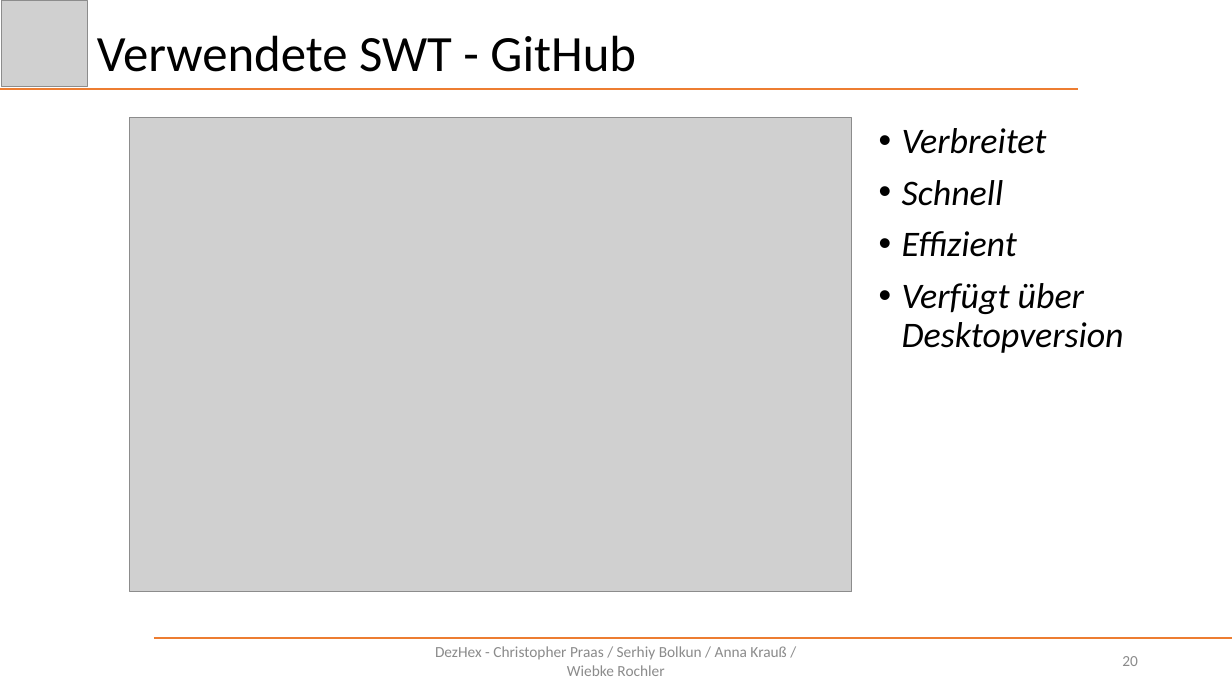
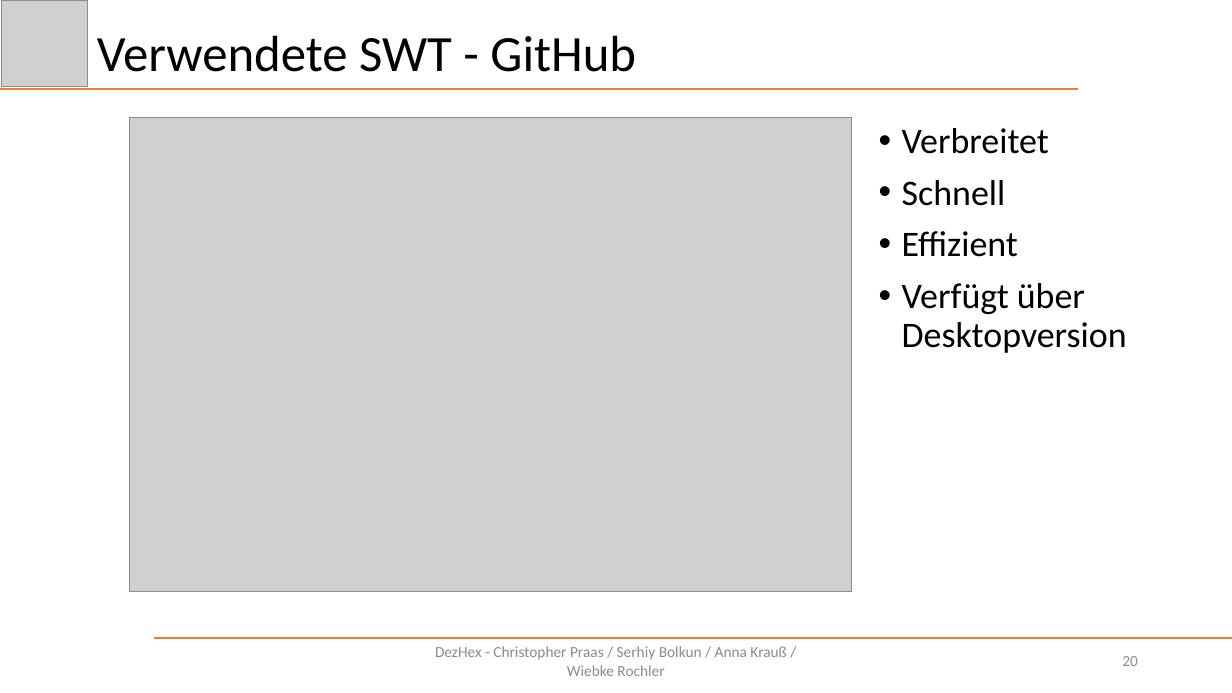
Before and after one commit to Schnitzel128/sejava, a slide deck: slide 20 of Präsentation/DezHex.pptx. Drawn at 1232x693 pixels with LibreOffice and Linux fonts; fonts in the diff are those of the drawing; grey boxes stand for pictures. Boxes give left, top, right and bottom in pixels: in the first picture for what was removed or moved away, otherwise in the second. Text is boxed around its words. In the diff, an @@ line names an element or a change of style, - is before the commit and + after.

```diff
--- a/Präsentation/DezHex.pptx
+++ b/Präsentation/DezHex.pptx
@@ text "Verbreitet" at (x1=902, y1=128, x2=1127, y2=353): italic off @@
```
Also in this commit, not shown: 2 other slides changed.
